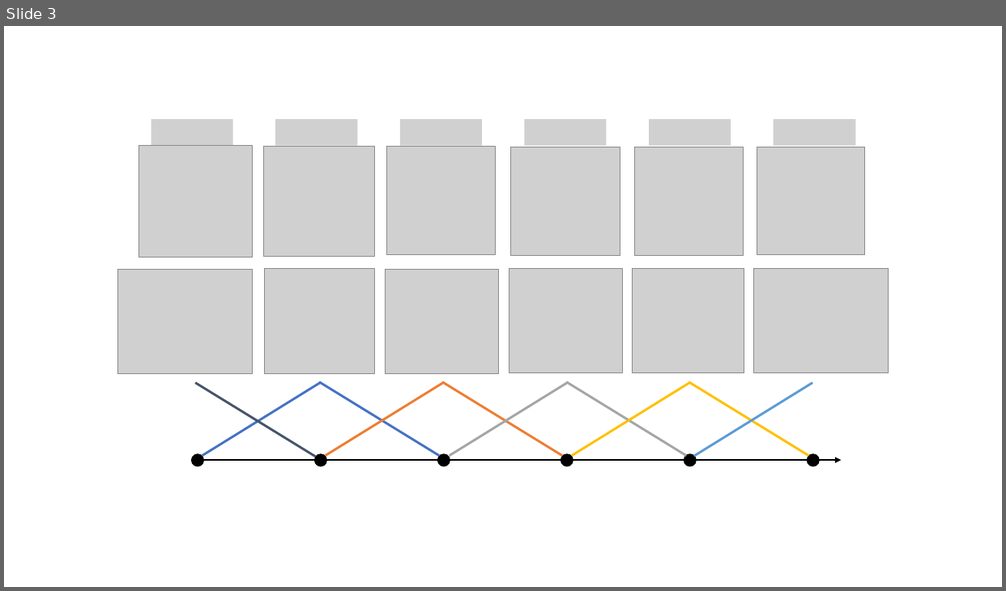
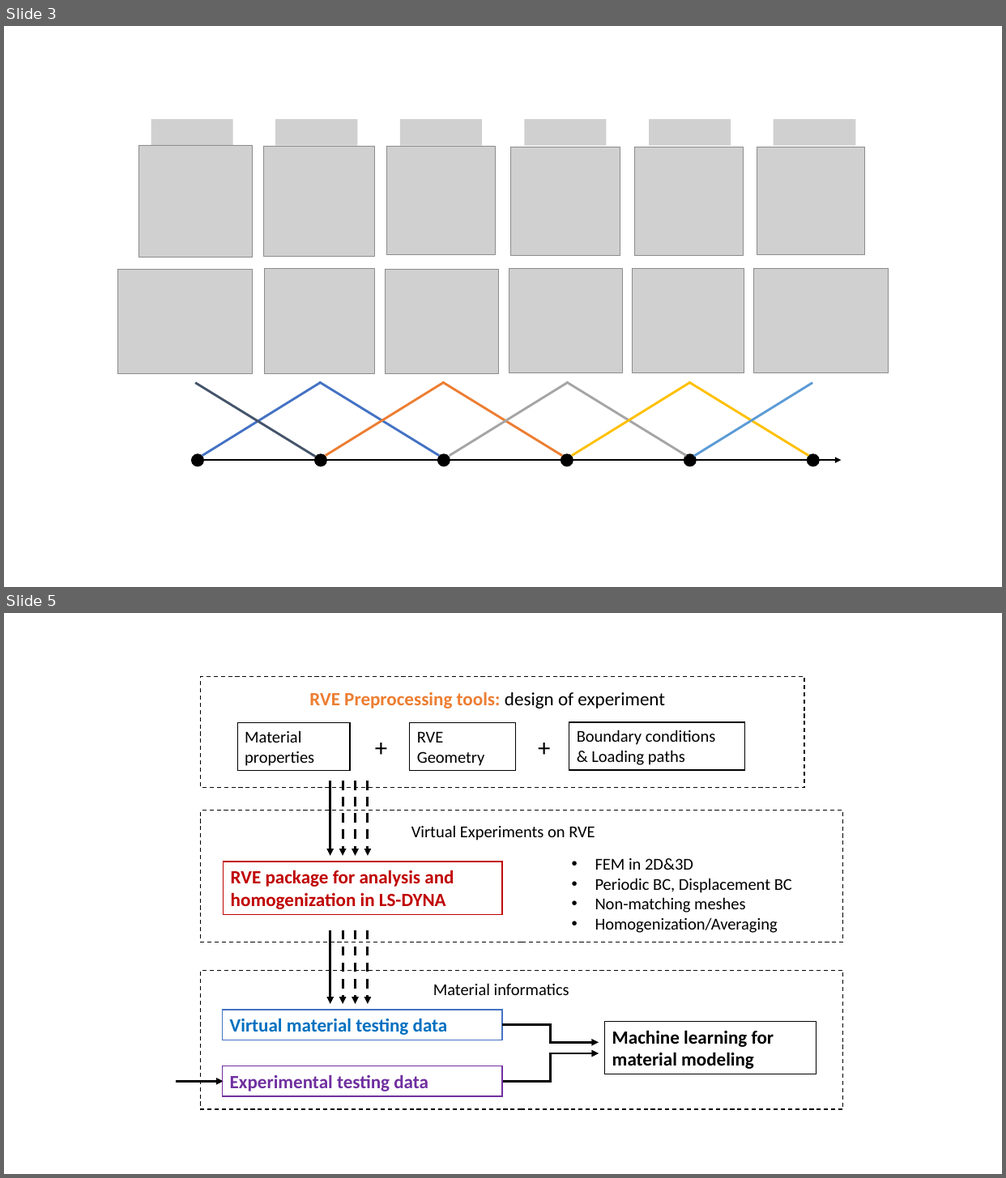
Before and after one commit to zle105/academic-kickstart, a slide deck: content/project/Figures.pptx. Shown one above the other, each under a label of ours: slide 3 before the commit, slides 3 and 5 after it; the slides between them are not shown. The pictures are 1006x591 and 1006x1178 pixels, drawn with LibreOffice and Linux fonts; fonts in the diff are those of the drawing; grey boxes stand for pictures. Boxes give left, top, right and bottom in pixels: in the first picture for what was removed or moved away, otherwise in the second. Text is boxed around its words. In the diff, an @@ line names an element or a change of style, - is before the commit and + after.

```diff
--- a/content/project/Figures.pptx
+++ b/content/project/Figures.pptx
@@ slide 5 added at [4, 613, 1002, 1174], background #FFFFFF @@
@@ group added at [201, 677, 805, 788]: 4 rectangles, 3 texts @@
+Material properties
+RVE Geometry
+Boundary conditions
+& Loading paths
++
++
+RVE Preprocessing tools: design of experiment
@@ group added at [330, 781, 368, 855]: 4 arrows @@
@@ group added at [201, 811, 843, 943]: 2 rectangles, 2 texts @@
+RVE package for analysis and homogenization in LS-DYNA
+Virtual Experiments on RVE
+• FEM in 2D&3D
+• Periodic BC, Displacement BC
+• Non-matching meshes
+• Homogenization/Averaging
@@ group added at [330, 931, 368, 1004]: 4 arrows @@
@@ rectangle added at [201, 971, 843, 1110], outline #000000 1 pt dashed @@
@@ text added at [433, 983, 569, 995], 16 pt, text #000000 @@
+Material informatics
@@ rectangle added at [223, 1010, 503, 1040], outline #4472C4 1 pt, 18 pt, text #0070C0, bold @@
+Virtual material testing data
@@ elbow arrow added from (503, 1024) to (599, 1043), #000000 2.25 pt @@
@@ rectangle added at [605, 1022, 816, 1075], outline #000000 1 pt, 18 pt, text #000000, bold @@
+Machine learning for material modeling
@@ rectangle added at [223, 1067, 503, 1097], outline #7030A0 1 pt, 18 pt, text #7030A0, bold @@
+Experimental testing data
@@ elbow arrow added from (503, 1082) to (599, 1054), #000000 2.25 pt @@
@@ arrow added from (176, 1082) to (224, 1082), #000000 2.25 pt @@
```
Also in this commit, not shown: 1 other slide added, 5 other files.
